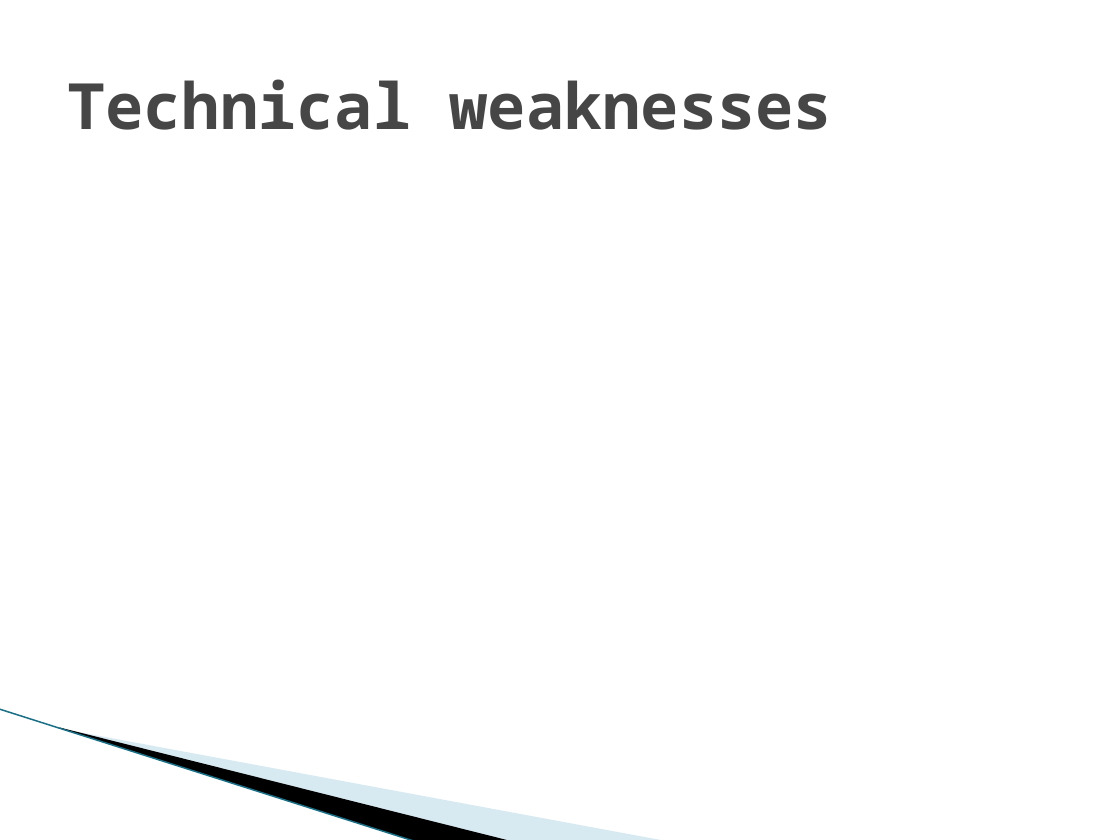
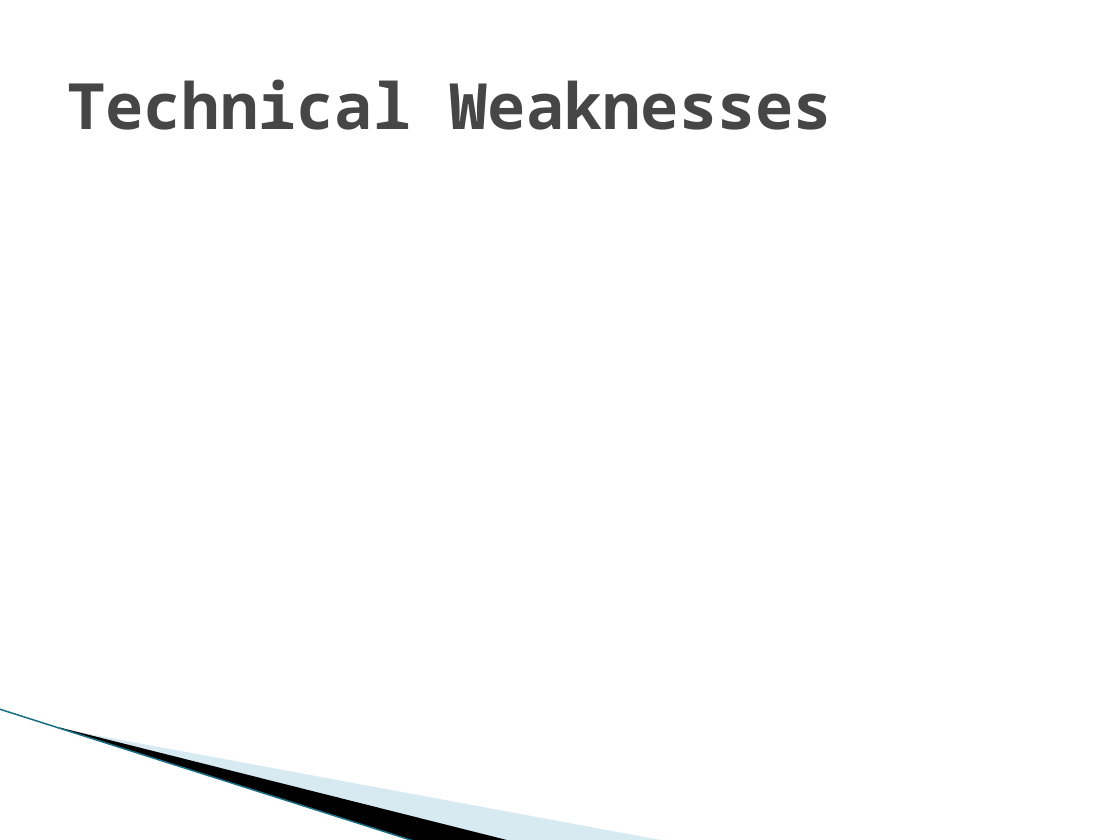
Before and after one commit to vfasburg/cse_825, a slide deck: slide 15 of Project/Final_Project_Presentation_Fasburg_Reiff_Thomas.pptx. Drawn at 1120x840 pixels with LibreOffice and Linux fonts; fonts in the diff are those of the drawing; background and template pictures are left out. Boxes give left, top, right and bottom in pixels: in the first picture for what was removed or moved away, otherwise in the second. Text is boxed around its words. In the diff, an @@ line names an element or a change of style, - is before the commit and + after.

```diff
--- a/Project/Final_Project_Presentation_Fasburg_Reiff_Thomas.pptx
+++ b/Project/Final_Project_Presentation_Fasburg_Reiff_Thomas.pptx
@@ title at <box>67,79,833,130</box>: text changed @@
-Technical weaknesses
+Technical Weaknesses
```
Also in this commit, not shown: 11 other slides changed, 3 slides added, 2 slides removed.
